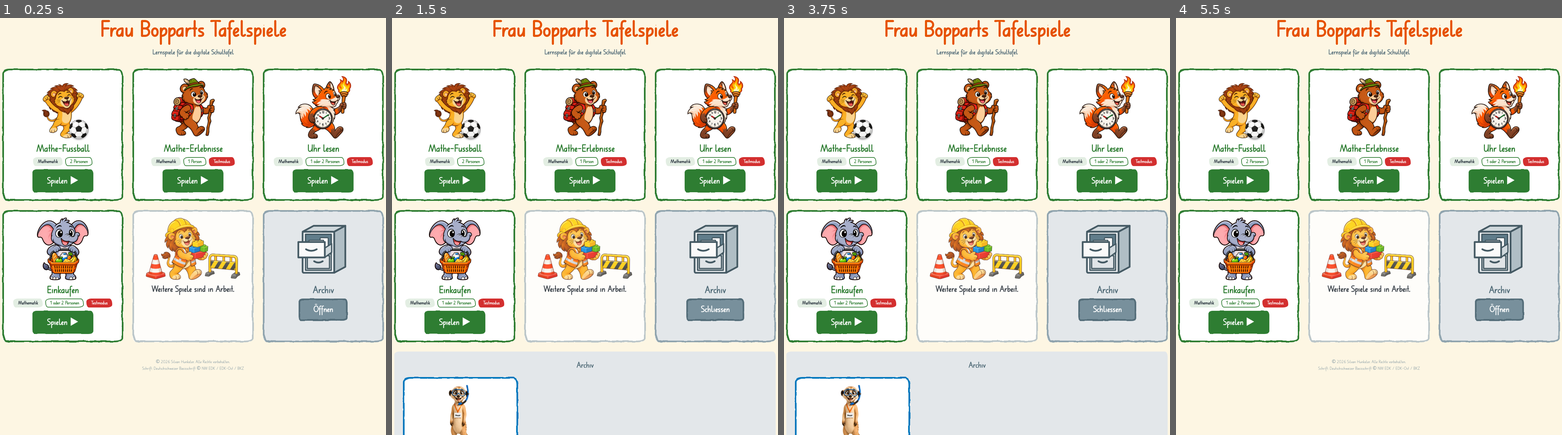
Above: before the commit, frames 1-4 (left to right).
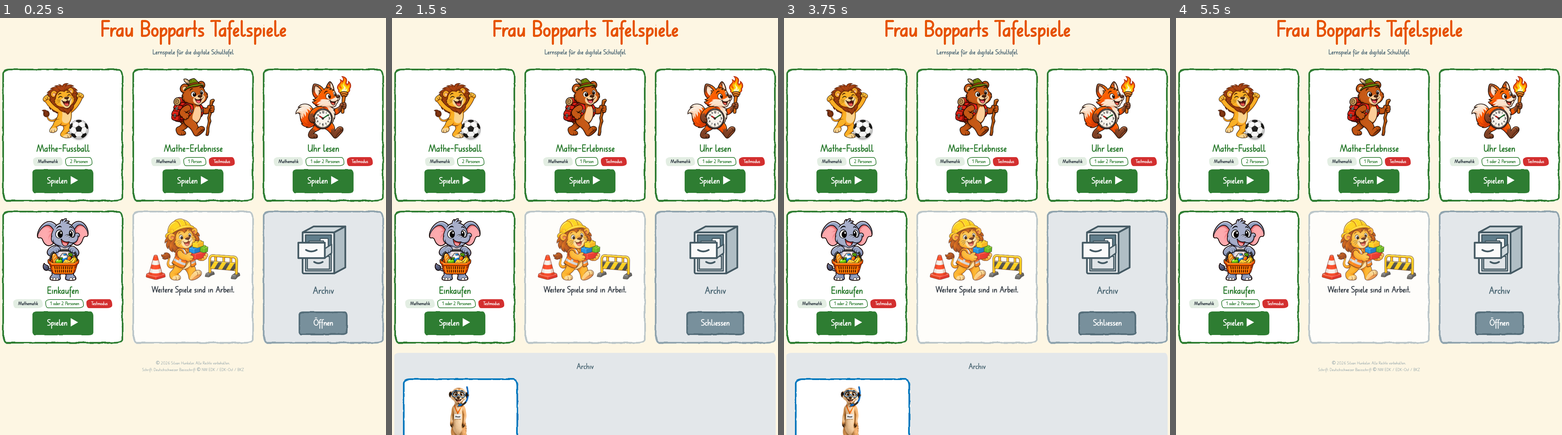
Above: after the commit, the same moments.

Repository: GitSile/frau-bopparts-tafelspiele
Game: browser game, page index.html
Same seed, same stepped clock (60 frames per second), same inputs: the game is played once before the commit and once after it.
Inputs:
- Up to frame 1 (0.25 s): no input
- Up to frame 2 (1.5 s): click "Archiv Öffnen" at 1.27 s
- Up to frame 3 (3.75 s): click "Archiv Schliessen" at 1.87 s; click "Archiv Öffnen" at 2.47 s; click "Archiv Schliessen" at 3.07 s; click "Archiv Öffnen" at 3.67 s
- Up to frame 4 (5.5 s): click "Archiv Schliessen" at 4.27 s; click "Archiv Öffnen" at 4.87 s; click "Archiv Schliessen" at 5.47 s

The runs differ from the first frame. In frame 1, 4.7% of the frame differs, in the area x 0-100%, y 40-86%; in frame 2, 5.5%, in the area x 0-100%, y 40-100%; in frame 3, 5.5%; in frame 4, 4.7%.

Commit message:
Startseite: alle Spielen-/Öffnen-Knöpfe einer Reihe auf derselben Höhe
Co-Authored-By: Claude Opus 5.5 <noreply@anthropic.com>

Diff:
--- a/index.html
+++ b/index.html
@@ -41,7 +41,7 @@
     .fach { display: inline-block; padding: 4px 14px; border-radius: var(--wackel-klein); background: var(--farbe-hell, #eceff1); font-weight: 800; font-size: 16px; }
     .modus { background: #fff; border: 2px solid var(--farbe, #546e7a); color: var(--farbe, #546e7a); padding: 2px 12px; }
     .kachel p { margin: 0 0 18px; font-size: 18px; color: #455a64; line-height: 1.35; }
-    .kachel .knopf { pointer-events: none; }
+    .kachel .knopf { pointer-events: none; margin-top: auto; line-height: 1.4; }  /* Knopf immer unten: alle Knöpfe einer Reihe auf derselben Höhe */
     .kachel.bald { opacity: .55; pointer-events: none; --filz-farbe: #b0bec5; }
     /* Spiel im Testmodus: normal anklickbar, mit rotem Hinweis «Testmodus» bei den Fächern */
     .test { background: #d32f2f; color: #fff; }
